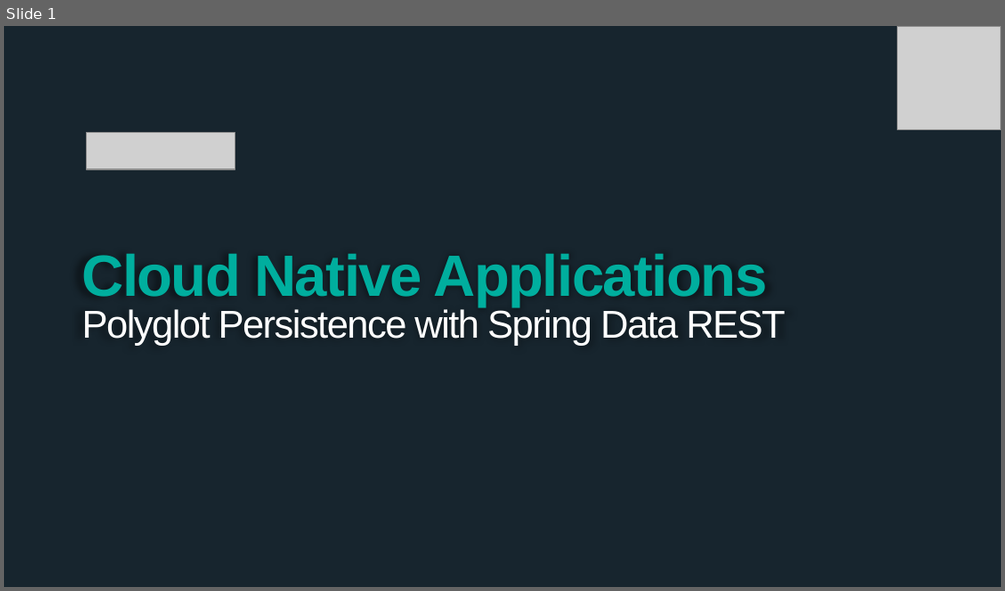
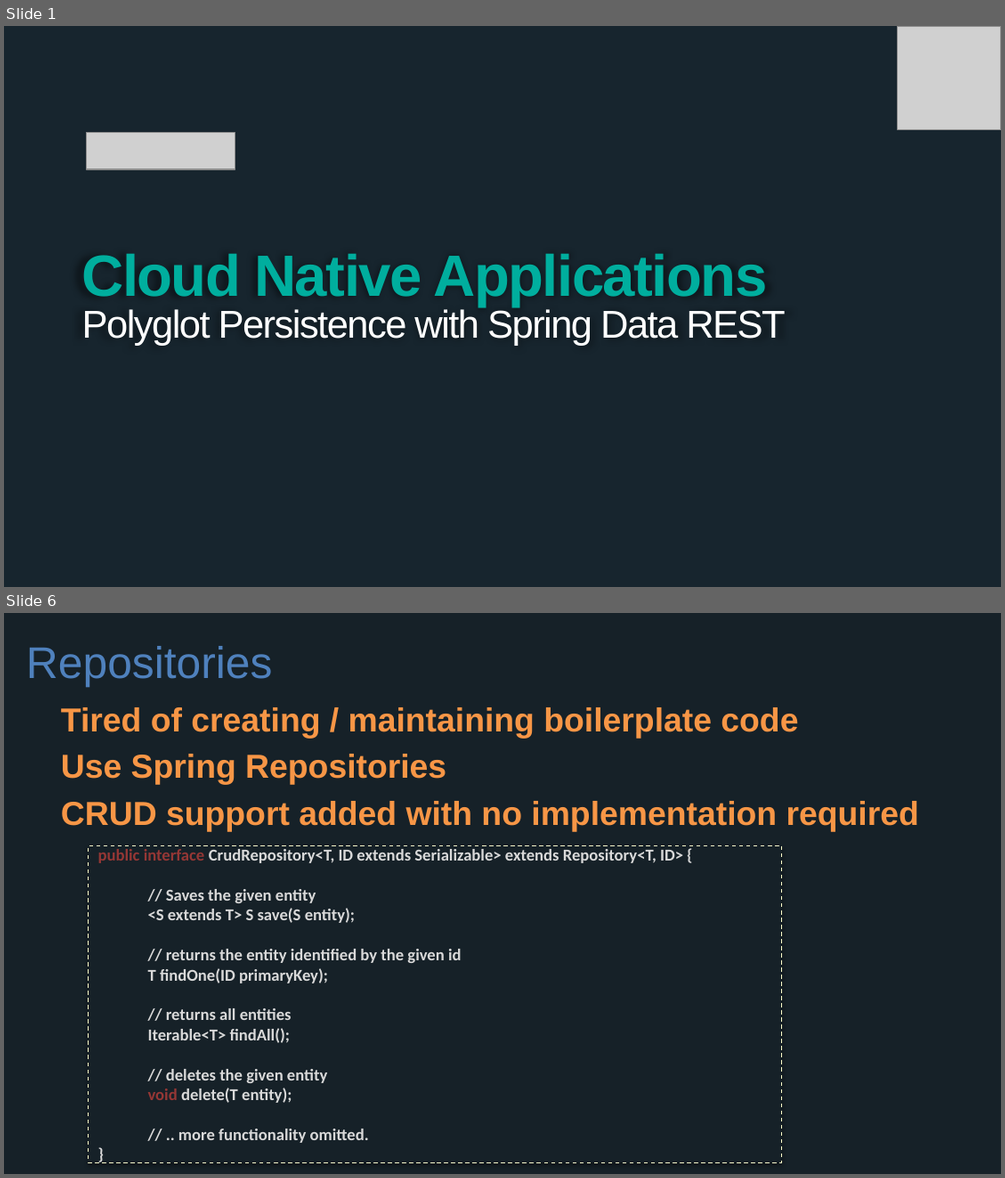
Before and after one commit to wxlund/CN-Workshop-Boeing, a slide deck: presentations/Session_3_Polyglot_Persist.pptx. Shown one above the other, each under a label of ours: slide 1 before the commit, slides 1 and 6 after it; the slides between them are not shown. The pictures are 1005x591 and 1005x1178 pixels, drawn with LibreOffice and Linux fonts; fonts in the diff are those of the drawing; grey boxes stand for pictures; background and template pictures are left out. Boxes give left, top, right and bottom in pixels: in the first picture for what was removed or moved away, otherwise in the second. Text is boxed around its words. In the diff, an @@ line names an element or a change of style, - is before the commit and + after.

```diff
--- a/presentations/Session_3_Polyglot_Persist.pptx
+++ b/presentations/Session_3_Polyglot_Persist.pptx
@@ slide 6 added at [4,613,1001,1174], background #162128 @@
@@ title added at [26,646,273,688], 32 pt, text #4F81BD @@
+Repositories
@@ text added at [61,707,919,831], 24 pt, text #F79646, bold @@
+Tired of creating / maintaining boilerplate code
+Use Spring Repositories
+CRUD support added with no implementation required
@@ rectangle added at [88,845,782,1162], fill #162128, outline #FFFFCC 0.75 pt dashed, 12 pt, text #D9D9D9, bold @@
+public interface CrudRepository<T, ID extends Serializable> extends Repository<T, ID> {
+// Saves the given entity
+<S extends T> S save(S entity);
+// returns the entity identified by the given id
+T findOne(ID primaryKey);
+// returns all entities
+Iterable<T> findAll();
+// deletes the given entity
+void delete(T entity);
+// .. more functionality omitted.
+}
```
Also in this commit, not shown: 1 slide changed, 14 other slides added.
